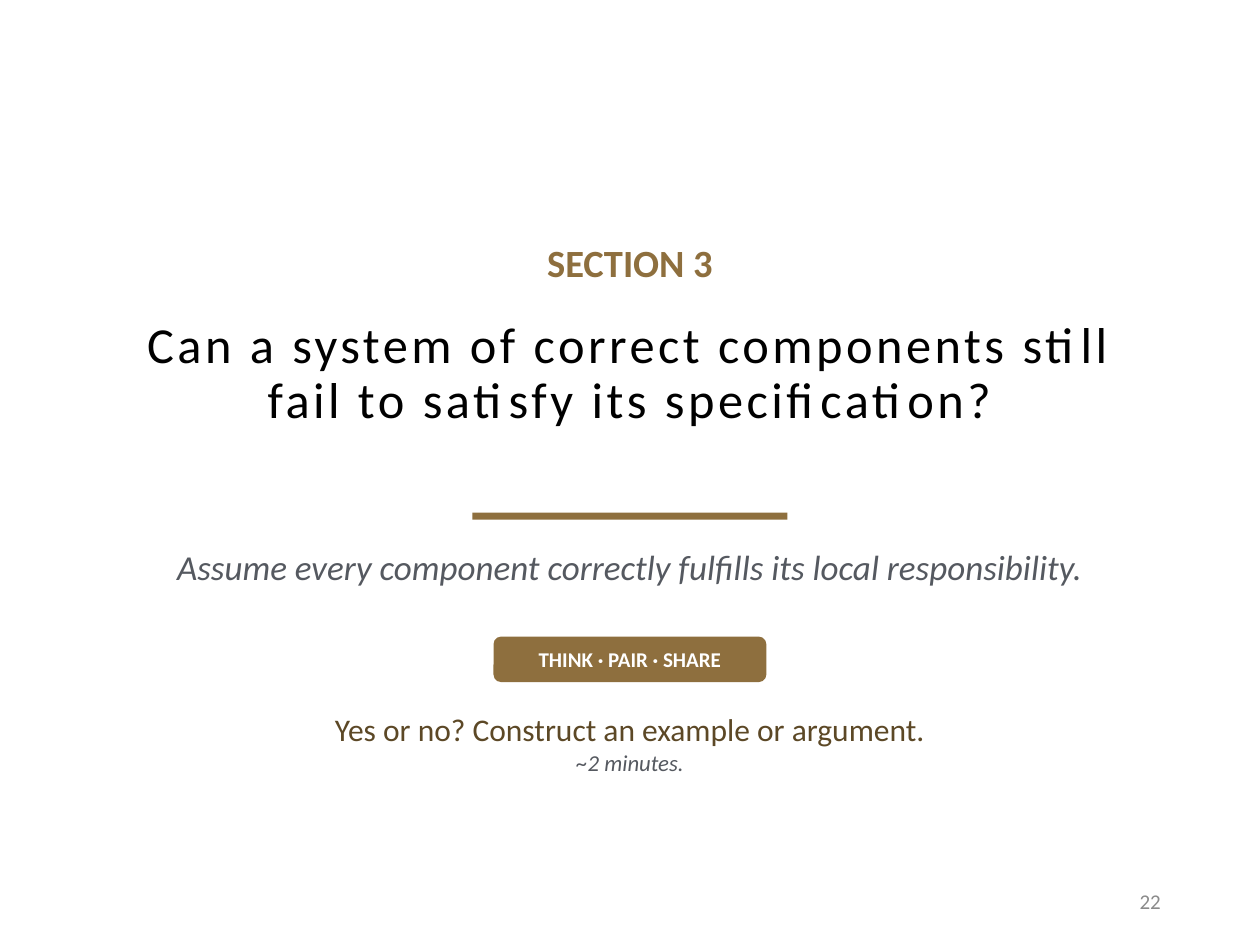
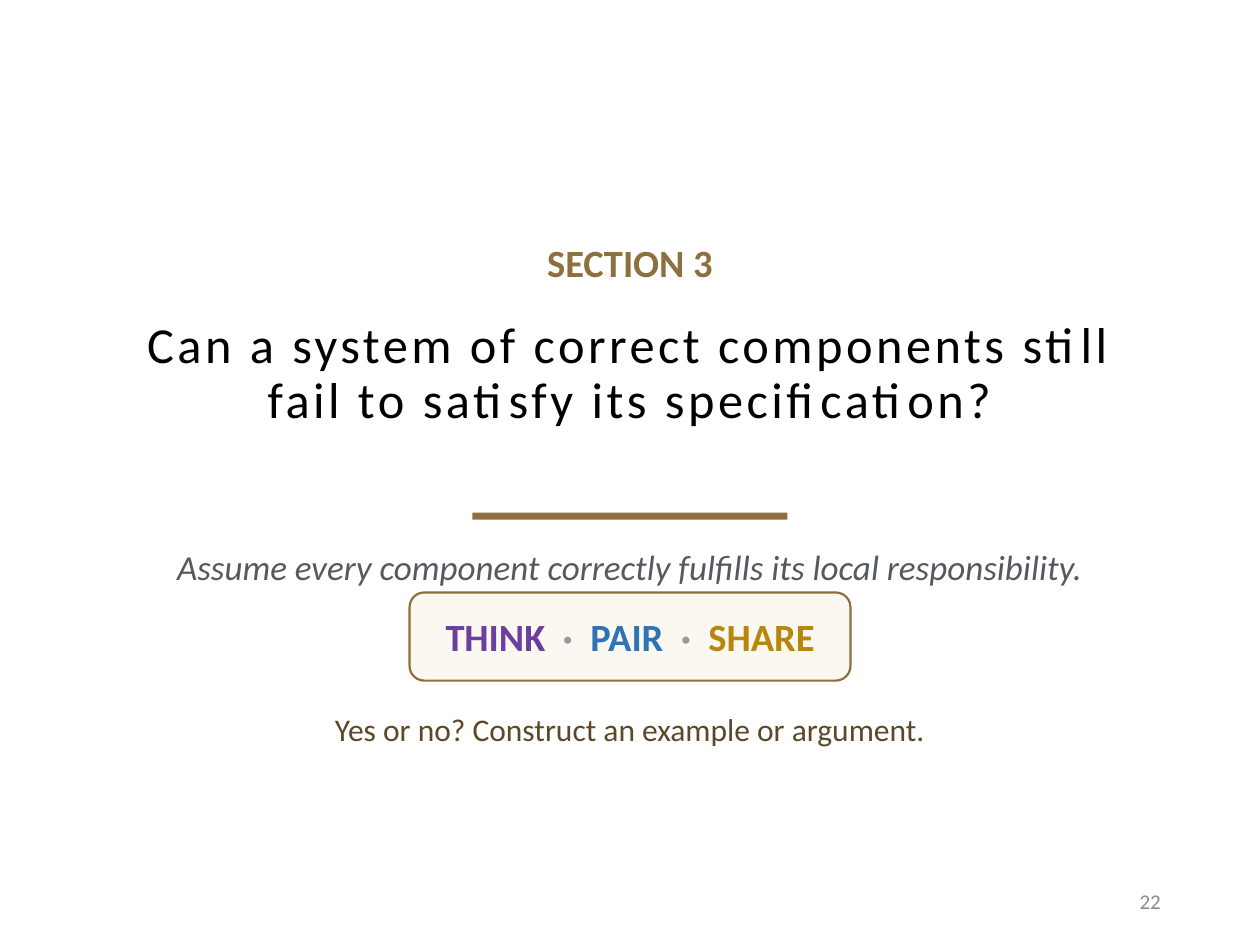
Before and after one commit to davisjam/model-based-agentic-software-engineering, a slide deck: slide 22 of course/lectures/act-1-foundations/07-design/1-7-Design.pptx. Drawn at 1260x945 pixels with LibreOffice and Linux fonts; fonts in the diff are those of the drawing; background and template pictures are left out. Boxes give left, top, right and bottom in pixels: in the first picture for what was removed or moved away, otherwise in the second. Text is boxed around its words. In the diff, an @@ line names an element or a change of style, - is before the commit and + after.

Commit message:
course(design): targeted typography + TPS/MAGE-motif polish of the Software Design deck

```diff
--- a/course/lectures/act-1-foundations/07-design/1-7-Design.pptx
+++ b/course/lectures/act-1-foundations/07-design/1-7-Design.pptx
@@ rounded rectangle "THINK · PAIR · SHARE" resized from (x1=494, y1=636, x2=767, y2=682) to (x1=410, y1=592, x2=850, y2=680) @@
@@ rounded rectangle "THINK · PAIR · SHARE" at (x1=410, y1=592, x2=850, y2=680): size 12 to 22 pt; text colour #FFFFFF to #6B3FA0 in "THINK"; text colour #FFFFFF to #9A9A9A in "· ·"; text colour #FFFFFF to #2E74B5 in "PAIR"; text colour #FFFFFF to #B8860B in "SHARE"; fill #8E6F3E to #FBF8F2; outline none to #8E6F3E 1.25 pt @@
@@ text at (x1=576, y1=755, x2=683, y2=771): paragraph removed @@
-~2 minutes.
```
Also in this commit, not shown: 10 other slides changed, 1 other file.
